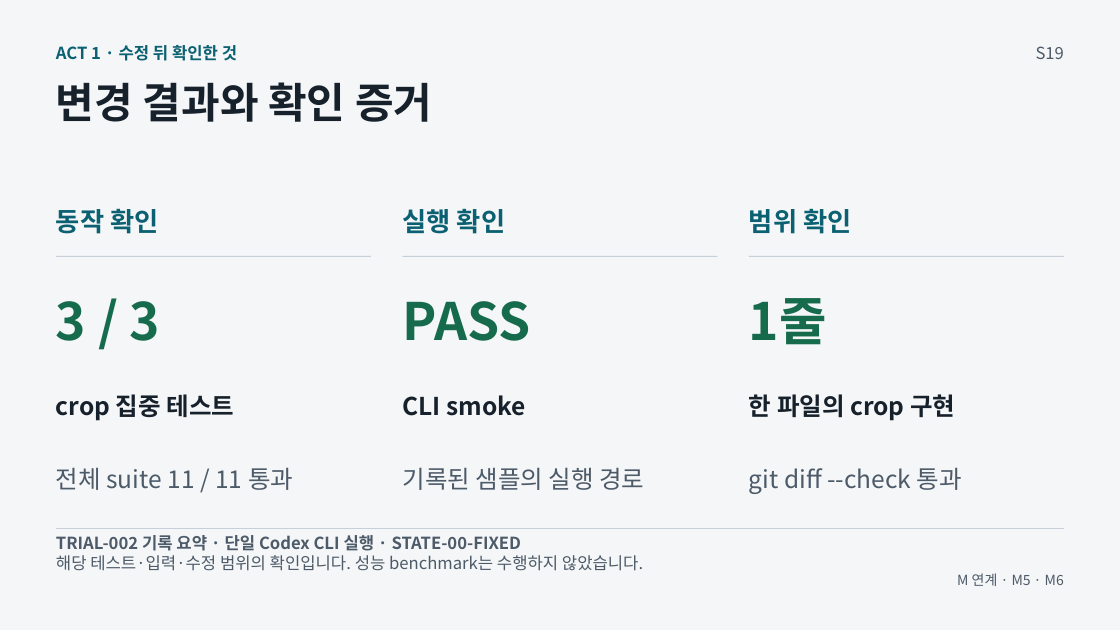
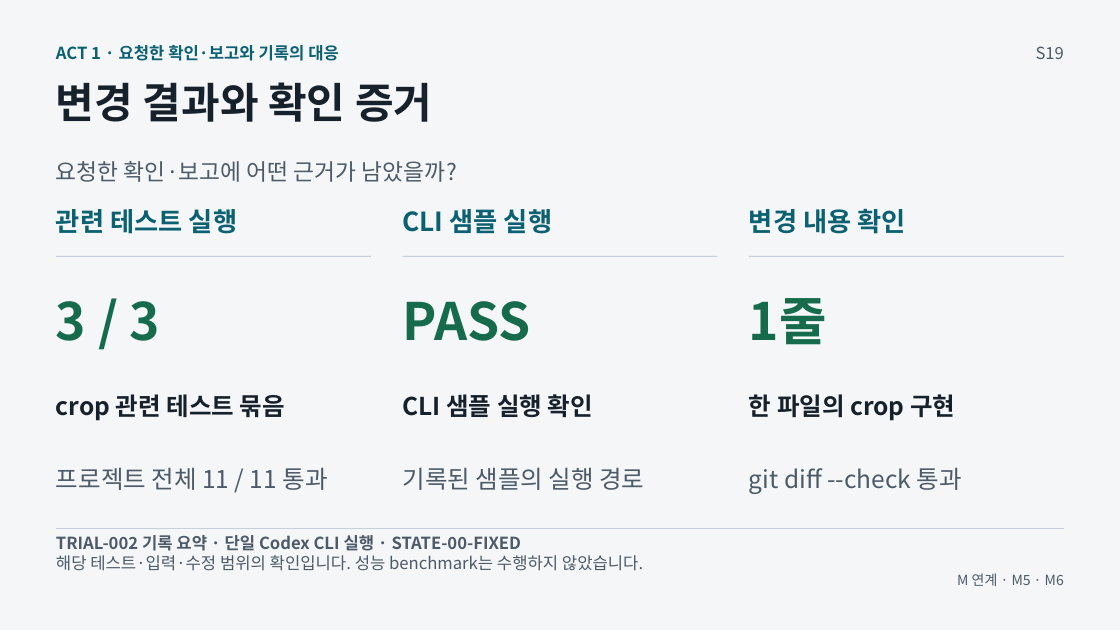
Before and after one commit to GideokKim/ai-dev-training, a slide deck: slide 9 of production/ACT_1.pptx. Drawn at 1120x630 pixels with LibreOffice and Linux fonts; fonts in the diff are those of the drawing. Boxes give left, top, right and bottom in pixels: in the first picture for what was removed or moved away, otherwise in the second. Text is boxed around its words. In the diff, an @@ line names an element or a change of style, - is before the commit and + after.

```diff
--- a/production/ACT_1.pptx
+++ b/production/ACT_1.pptx
@@ text at (56,45,339,61): text changed @@
-ACT 1 · 수정 뒤 확인한 것
+ACT 1 · 요청한 확인·보고와 기록의 대응
@@ text added at (56,161,457,182), 19.5 pt, text #4D5A68 @@
+요청한 확인·보고에 어떤 근거가 남았을까?
@@ text at (56,209,237,234): text changed @@
-동작 확인
+관련 테스트 실행
@@ text at (403,209,552,234): text changed @@
-실행 확인
+CLI 샘플 실행
@@ text at (749,208,906,234): text changed @@
-범위 확인
+변경 내용 확인
@@ text at (56,394,285,421): text changed @@
-crop 집중 테스트
+crop 관련 테스트 묶음
@@ text at (403,394,593,417): text changed @@
-CLI smoke
+CLI 샘플 실행 확인
@@ text at (56,467,328,490): text changed @@
-전체 suite 11 / 11 통과
+프로젝트 전체 11 / 11 통과
```
Also in this commit, not shown: 12 other slides changed, 46 other files.
